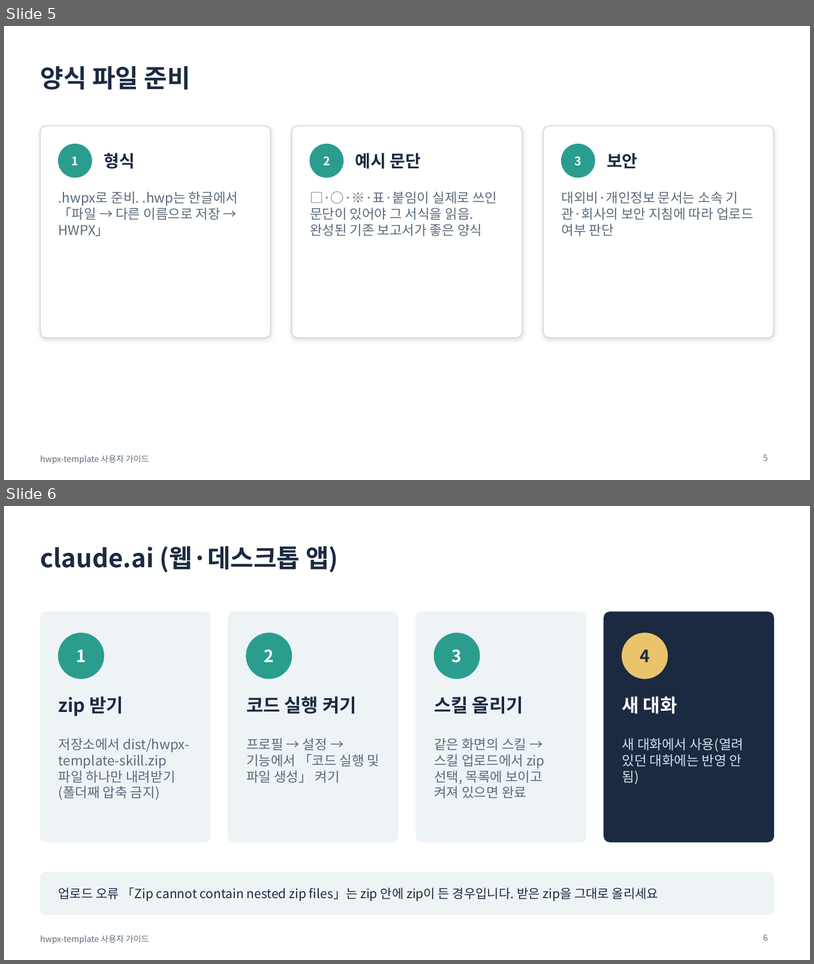
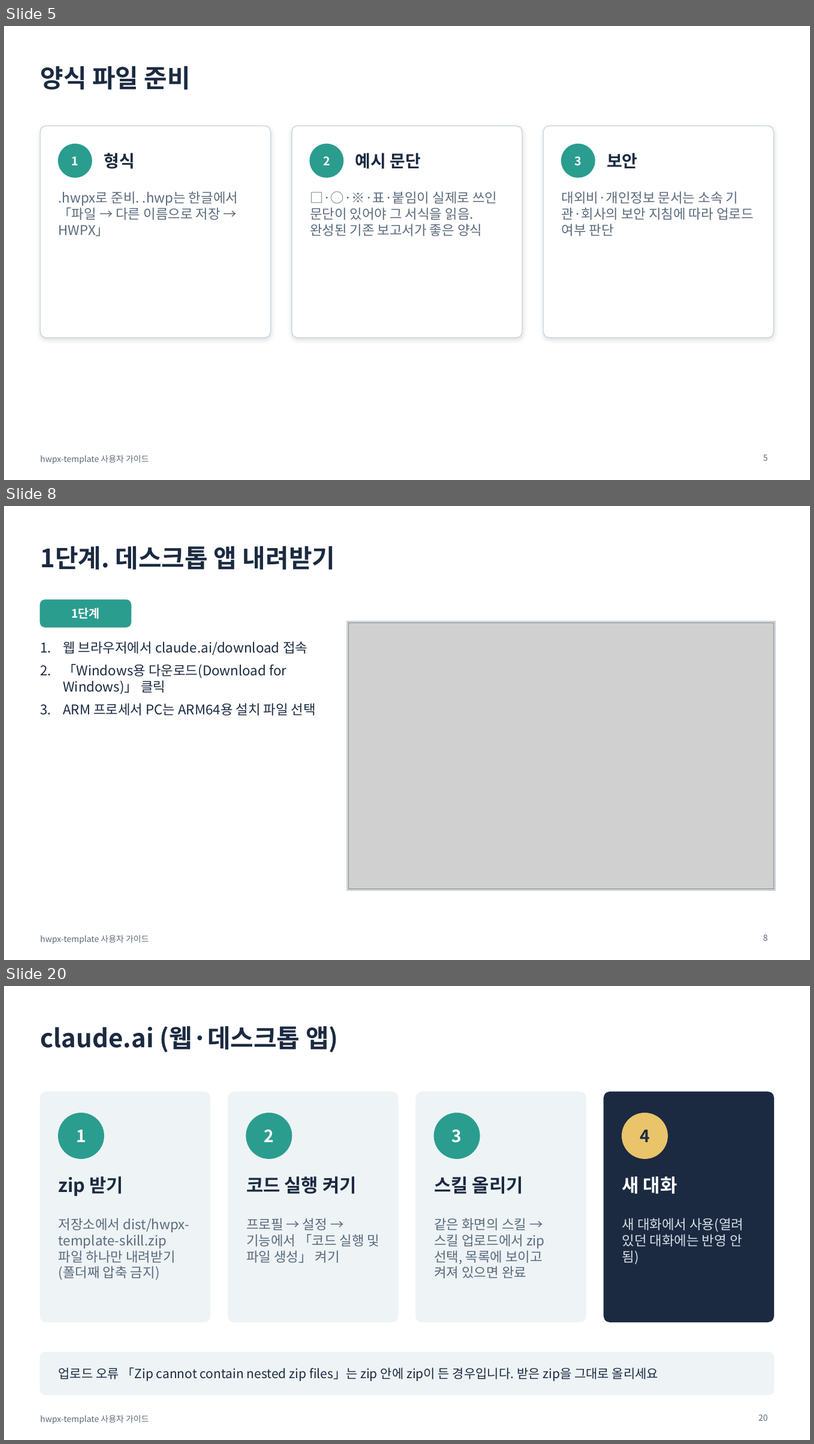
Before and after one commit to emilyJ7/hwpx-template-public, a slide deck: docs/사용자가이드.pptx. Shown one above the other, each under a label of ours: slides 5 and 6 before the commit, slides 5, 8 and 20 after it; the slides between them are not shown. The pictures are 814x964 and 814x1444 pixels, drawn with LibreOffice and Linux fonts; fonts in the diff are those of the drawing; grey boxes stand for pictures. Boxes give left, top, right and bottom in pixels: in the first picture for what was removed or moved away, otherwise in the second. Text is boxed around its words. In the diff, an @@ line names an element or a change of style, - is before the commit and + after.

```diff
--- a/docs/사용자가이드.pptx
+++ b/docs/사용자가이드.pptx
@@ slide 8 added at [4, 506, 810, 960], background #FFFFFF; not listed: 1 template element that a slide beside it also shows @@
@@ title added at [40, 546, 335, 570], 30 pt, text #1B2A41, bold @@
+1단계. 데스크톱 앱 내려받기
@@ rounded rectangle added at [40, 600, 131, 627], fill #2A9D8F, outline #2A9D8F 1 pt @@
@@ text added at [71, 607, 100, 619], 14 pt, text #FFFFFF, bold @@
+1단계
@@ rectangle added at [347, 621, 776, 891], fill #CBD5DE, outline #CBD5DE 1 pt @@
@@ picture added at [349, 623, 774, 889] @@
@@ text added at [63, 641, 316, 715], 16 pt, text #1B2A41 @@
+1. 웹 브라우저에서 claude.ai/download 접속
+2. 「Windows용 다운로드(Download for Windows)」 클릭
+3. ARM 프로세서 PC는 ARM64용 설치 파일 선택
@@ page number added at [764, 934, 768, 940], 10 pt, text #5B6B7C @@
+8
@@ what was slide 6 is now slide 20 @@
@@ page number at [759, 1414, 768, 1420]: text changed @@
-6
+20
```
Also in this commit, not shown: 3 slides changed, 19 other slides added, 23 other files.
